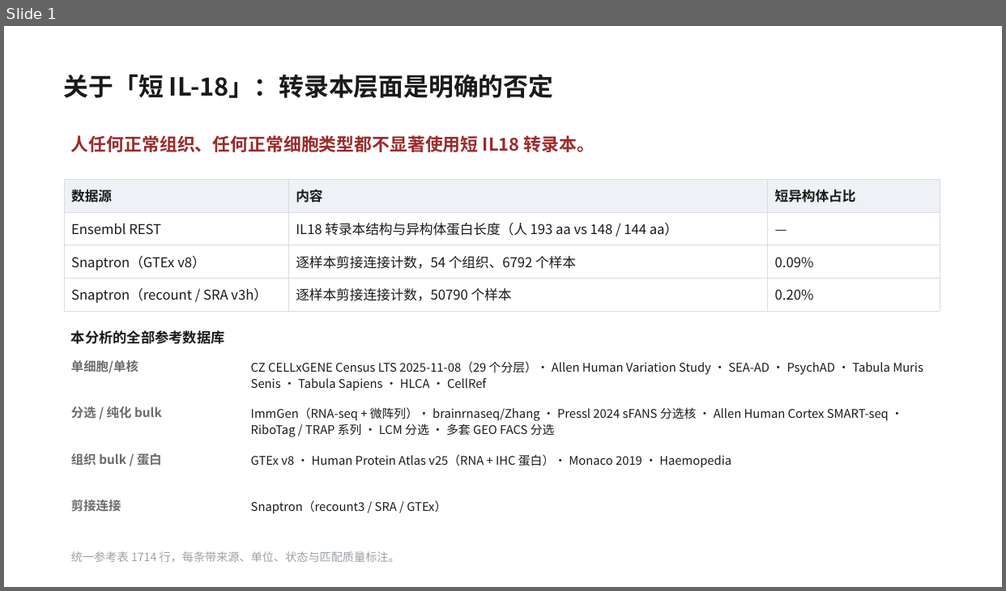
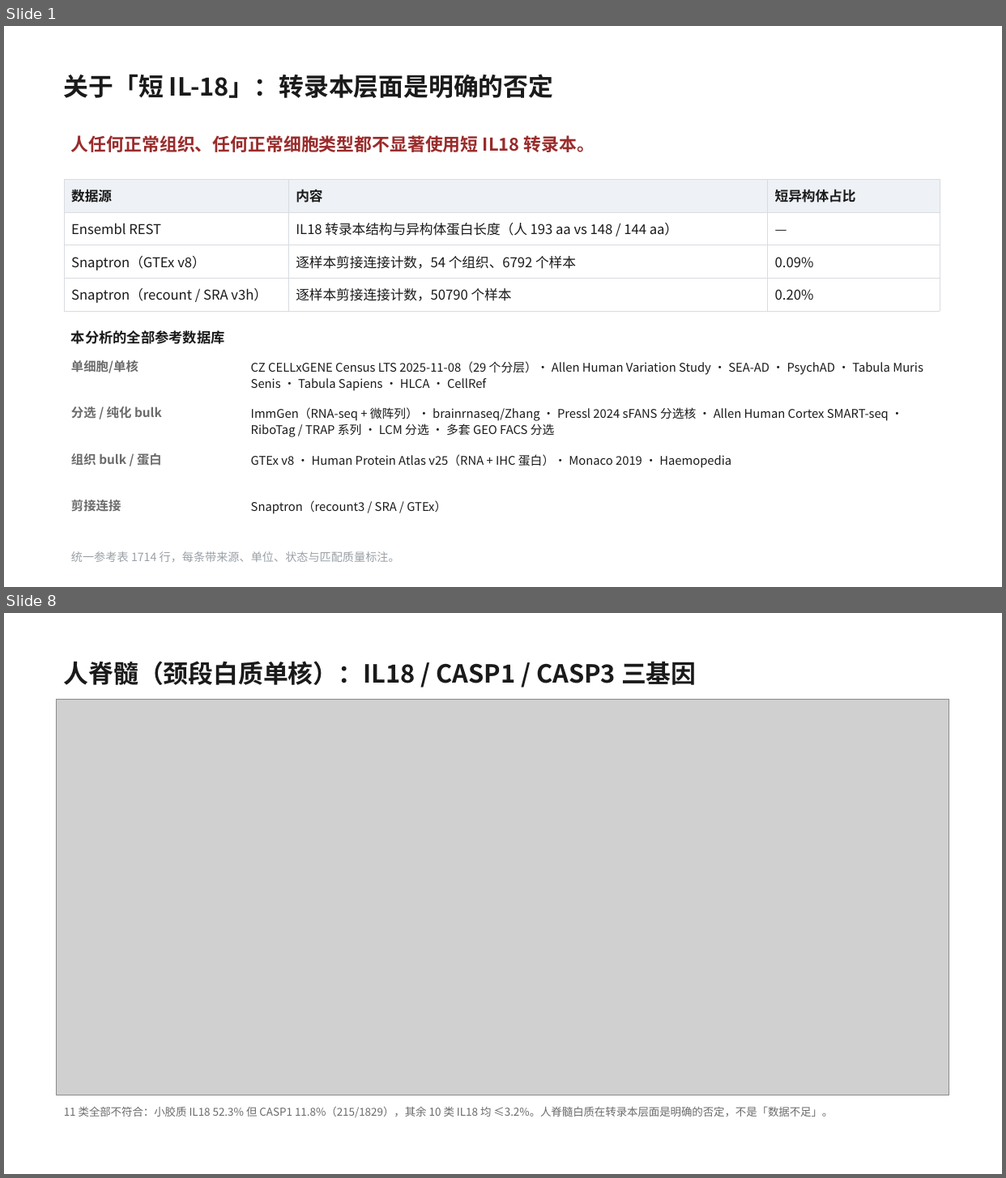
Before and after one commit to 7c96bzczcj-prog/aaa, a slide deck: il18_casp5organ/IL18_CASP_五器官筛选.pptx. Shown one above the other, each under a label of ours: slide 1 before the commit, slides 1 and 8 after it; the slides between them are not shown. The pictures are 1006x591 and 1006x1178 pixels, drawn with LibreOffice and Linux fonts; fonts in the diff are those of the drawing; grey boxes stand for pictures. Boxes give left, top, right and bottom in pixels: in the first picture for what was removed or moved away, otherwise in the second. Text is boxed around its words. In the diff, an @@ line names an element or a change of style, - is before the commit and + after.

```diff
--- a/il18_casp5organ/IL18_CASP_五器官筛选.pptx
+++ b/il18_casp5organ/IL18_CASP_五器官筛选.pptx
@@ slide 8 added at bbox=[4, 613, 1002, 1174], background #FFFFFF @@
@@ text added at bbox=[64, 661, 696, 685], 24 pt, text #1A1A1A, bold @@
+人脊髓（颈段白质单核）：IL18 / CASP1 / CASP3 三基因
@@ picture added at bbox=[57, 699, 949, 1096] @@
@@ text added at bbox=[64, 1106, 833, 1118], 10.5 pt, text #6B6B6B @@
+11 类全部不符合：小胶质 IL18 52.3% 但 CASP1 11.8%（215/1829），其余 10 类 IL18 均 ≤3.2%。人脊髓白质在转录本层面是明确的否定，不是「数据不足」。
```
Also in this commit, not shown: 4 slides changed, 7 other slides added, 15 other files.
